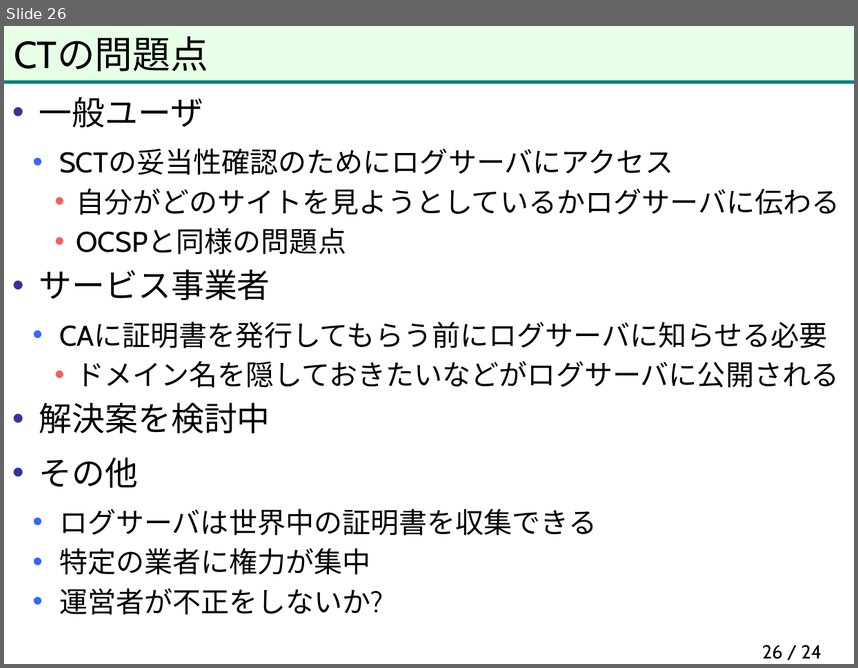
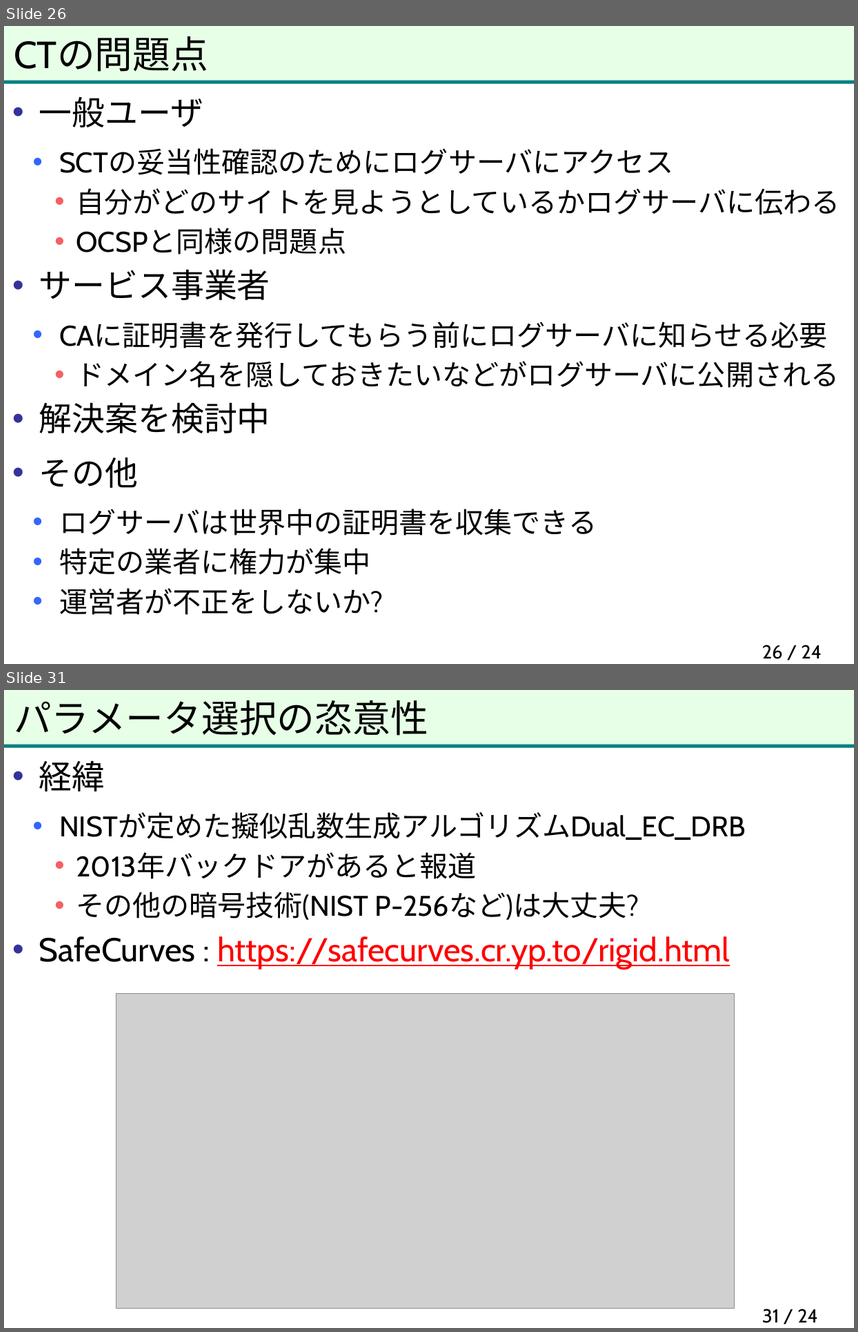
Before and after one commit to herumi/anninbon, a slide deck: lec/anninbon8.pptx. Shown one above the other, each under a label of ours: slide 26 before the commit, slides 26 and 31 after it; the slides between them are not shown. The pictures are 858x668 and 858x1332 pixels, drawn with LibreOffice and Linux fonts; fonts in the diff are those of the drawing; grey boxes stand for pictures; background and template pictures are left out. Boxes give left, top, right and bottom in pixels: in the first picture for what was removed or moved away, otherwise in the second. Text is boxed around its words. In the diff, an @@ line names an element or a change of style, - is before the commit and + after.

```diff
--- a/lec/anninbon8.pptx
+++ b/lec/anninbon8.pptx
@@ slide 31 added at [4,690,854,1328], background #FFFFFF; not listed: 2 template elements that a slide beside it also shows @@
@@ title added at [14,700,428,736], 32 pt, text #000000 @@
+パラメータ選択の恣意性
@@ text added at [39,760,746,969], 24 pt, text #000000 @@
+• 経緯
+  • NISTが定めた擬似乱数生成アルゴリズムDual_EC_DRB
+    • 2013年バックドアがあると報道
+    • その他の暗号技術(NIST P-256など)は大丈夫?
+• SafeCurves : https://safecurves.cr.yp.to/rigid.html
@@ picture added at [116,994,735,1308] @@
@@ page number added at [762,1308,818,1323], 16 pt, text #000000 @@
+31 / 24
```
Also in this commit, not shown: 14 other slides added.
